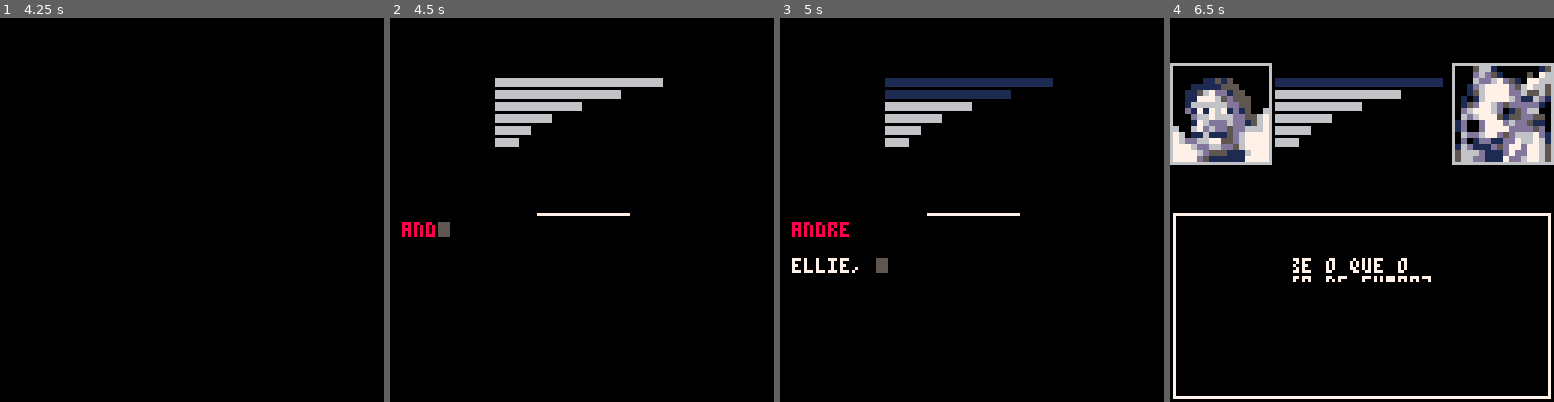
Above: before the commit, frames 1-4 (left to right).
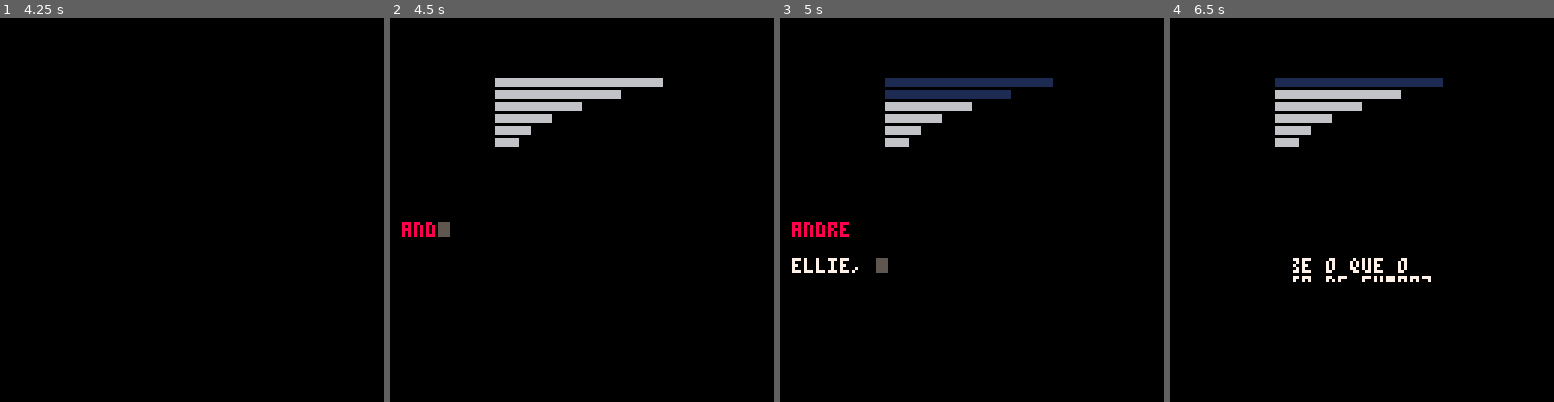
Above: after the commit, the same moments.

Repository: vNakamura/Jogabilijam
Game: PICO-8 cartridge src/jam.p8
Two runs of this game, one before a commit and one after it. Both use one fixed random seed, a clock stepped at 60 frames per second and the inputs below.
Inputs:
- Up to frame 1 (4.25 s): tap X (X key) at 0.33, 1.07, 1.85, 2.97, 4.08 s; tap O (Z key) at 0.7, 1.7, 2.1, 2.5, 2.9, 3.3, 3.7, 4.1 s; hold Right 1.6-2.1 s; hold Up 2.15-2.42 s; hold Right 2.47-3.03 s; hold Left 3.08-3.58 s; hold Down 3.63-3.97 s; hold Right from 4.02 s (still down)
- Up to frame 2 (4.5 s): keep holding Right
- Up to frame 3 (5 s): tap O (Z key) at 4.5, 4.9 s; release Right at 4.68 s; hold Up from 4.73 s (still down)
- Up to frame 4 (6.5 s): release Up at 5.03 s; hold Left 5.08-5.68 s; tap X (X key) at 5.2, 6.32 s; tap O (Z key) at 5.3, 5.7, 6.1 s; hold Down 5.73-6.03 s; hold Right from 6.08 s (still down)

Frame 1 is identical in both runs. In frame 2, 0.2% of the frame differs, in the area x 38-63%, y 50-52%; in frame 3, 0.2%; in frame 4, 13%, in the area x 0-100%, y 11-100%.

Commit message:
cria tabela de frequencias do codec

Diff:
--- a/src/jam.p8
+++ b/src/jam.p8
@@ -282,11 +282,14 @@
 		end
 	end
 	if codec.on_call then
-		rect(1,65,126,126,7)
-		sspr(0,112,16,16,95,16,32,32)--ellie
-		rect(94,15,127,48,6)
-		sspr(16,112,16,16,1,16,32,32)--outro
-		rect(0,15,33,48,6)
+		local f=freqs[codec.freq]
+		if f then
+			rect(1,65,126,126,7)
+			sspr(0,112,16,16,95,16,32,32)--ellie
+			rect(94,15,127,48,6)
+			sspr(f.pic_x,f.pic_y,16,16,1,16,32,32)--outro
+			rect(0,15,33,48,6)
+		end
 	end
 	drw_graph()
 end
@@ -326,7 +329,12 @@
 	trx(4,68,name.."^c07"..d[1],0,1,5)
 	print("\131",118,120,5)
 end
-
+freqs={}
+freqs[14096]={
+	name="andre",
+	pic_x=16,
+	pic_y=112
+}
 
 -- ========== menu
 function menu_upd()
